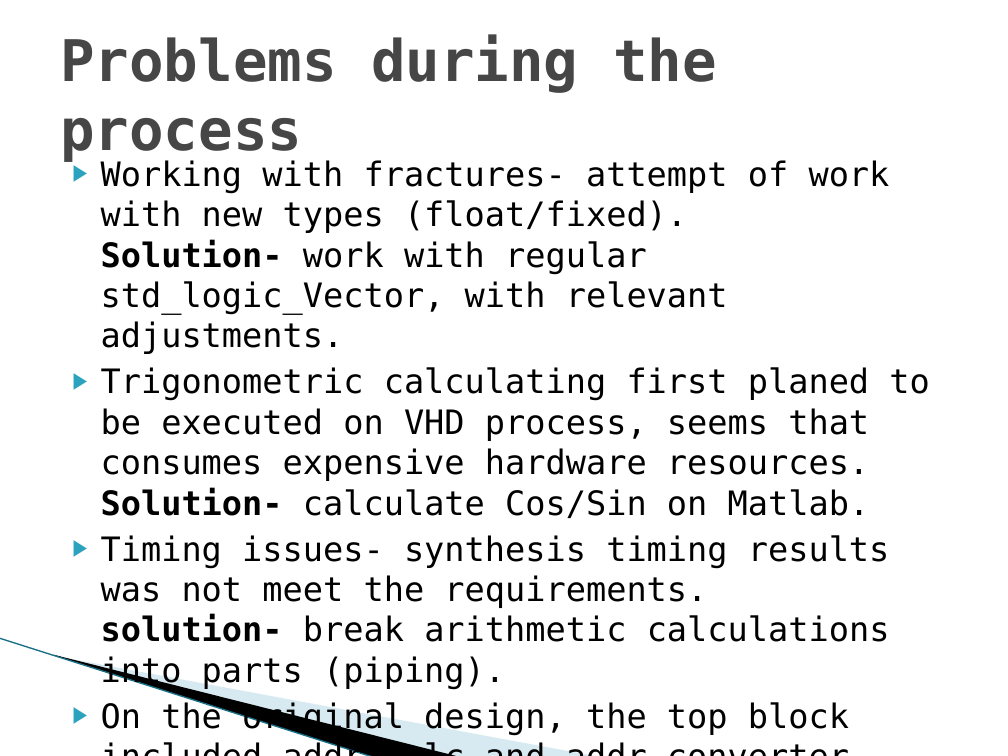
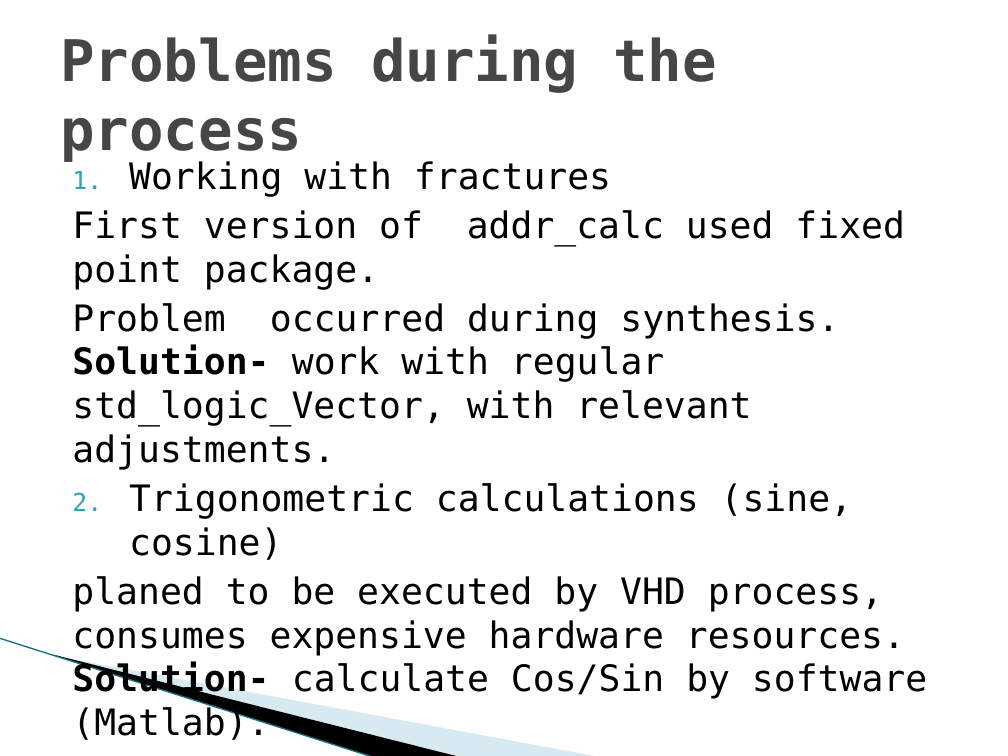
Before and after one commit to shizzz88/image-rotation-technion-ee, a slide deck: slide 32 of Presentation/Final_part_A_Presentation.pptx (slide 35 before the commit). Drawn at 1008x756 pixels with LibreOffice and Linux fonts; fonts in the diff are those of the drawing; background and template pictures are left out. Boxes give left, top, right and bottom in pixels: in the first picture for what was removed or moved away, otherwise in the second. Text is boxed around its words. In the diff, an @@ line names an element or a change of style, - is before the commit and + after.

```diff
--- a/Presentation/Final_part_A_Presentation.pptx
+++ b/Presentation/Final_part_A_Presentation.pptx
@@ text at (x1=72, y1=161, x2=927, y2=740): text changed; size 24.1 to 26 pt @@
-▶ Working with fractures- attempt of work with new types (float/fixed).
-  Solution- work with regular std_logic_Vector, with relevant adjustments.
-▶ Trigonometric calculating first planed to be executed on VHD process, seems that consumes expensive hardware resources.
-  Solution- calculate Cos/Sin on Matlab.
-▶ Timing issues- synthesis timing results was not meet the requirements.
-  solution- break arithmetic calculations into parts (piping).
-▶ On the original design, the top block included addr_calc and addr_converter. During the design, combining the 2 blocks into one block seemed inevitable.
+1. Working with fractures
+First version of addr_calc used fixed point package.
+Problem occurred during synthesis.
+Solution- work with regular std_logic_Vector, with relevant adjustments.
+2. Trigonometric calculations (sine, cosine)
+planed to be executed by VHD process, consumes expensive hardware resources.
+Solution- calculate Cos/Sin by software (Matlab).
```
Also in this commit, not shown: 3 other slides changed, 1 slide added, 4 slides removed, 7 other files.
